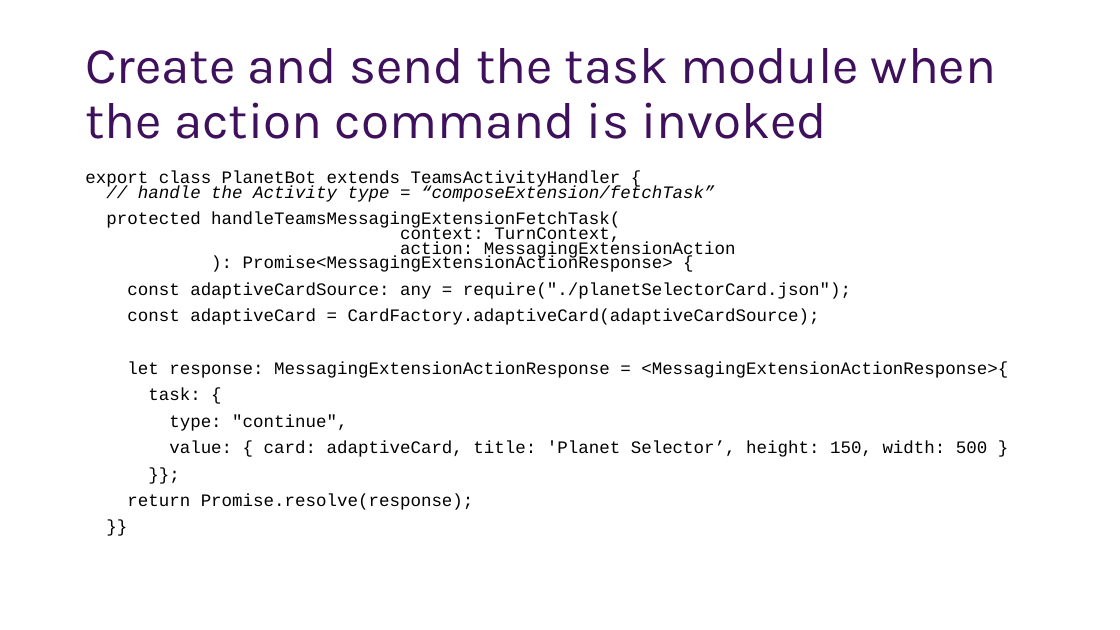
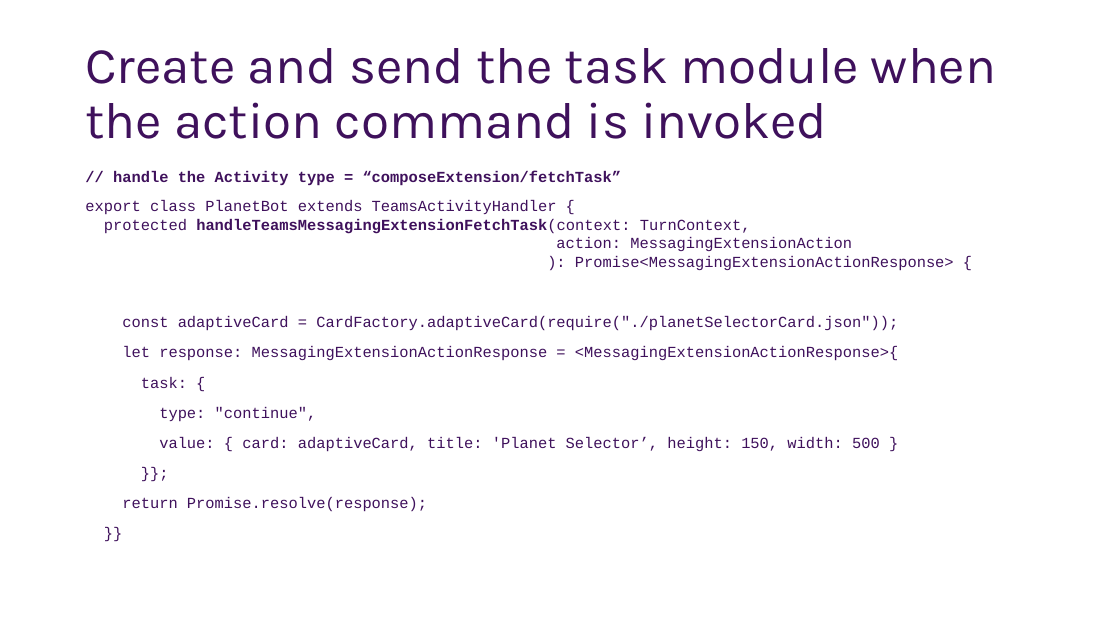
Before and after one commit to OfficeDev/TrainingContent, a slide deck: slide 11 of Teams/20 Messaging Extensions/slides.pptx. Drawn at 1120x630 pixels with LibreOffice and Linux fonts; fonts in the diff are those of the drawing; background and template pictures are left out. Boxes give left, top, right and bottom in pixels: in the first picture for what was removed or moved away, otherwise in the second. Text is boxed around its words. In the diff, an @@ line names an element or a change of style, - is before the commit and + after.

```diff
--- a/Teams/20 Messaging Extensions/slides.pptx
+++ b/Teams/20 Messaging Extensions/slides.pptx
@@ text at box(85, 170, 954, 331): text changed; size 15 to 13.2 pt; text colour #000000 to #3F115C @@
-export class PlanetBot extends TeamsActivityHandler {
-// handle the Activity type = “composeExtension/fetchTask”
-protected handleTeamsMessagingExtensionFetchTask(
-context: TurnContext,
-action: MessagingExtensionAction
-): Promise<MessagingExtensionActionResponse> {
-const adaptiveCardSource: any = require("./planetSelectorCard.json");
-const adaptiveCard = CardFactory.adaptiveCard(adaptiveCardSource);
+// handle the Activity type = “composeExtension/fetchTask”
+export class PlanetBot extends TeamsActivityHandler {
+protected handleTeamsMessagingExtensionFetchTask(context: TurnContext,
+action: MessagingExtensionAction
+): Promise<MessagingExtensionActionResponse> {
+const adaptiveCard = CardFactory.adaptiveCard(require("./planetSelectorCard.json"));
@@ text at box(122, 346, 898, 512): size 15 to 13.2 pt, text colour #000000 to #3F115C in "let response: MessagingExtensionActionResponse = <MessagingE ...", "task: {", "type: "continue",", "value: { card: adaptiveCard, title: 'Planet Selector’, ..." and 3 more places; line spacing 0.7 to 1 @@
```
Also in this commit, not shown: 7 other slides changed, 31 other files.
